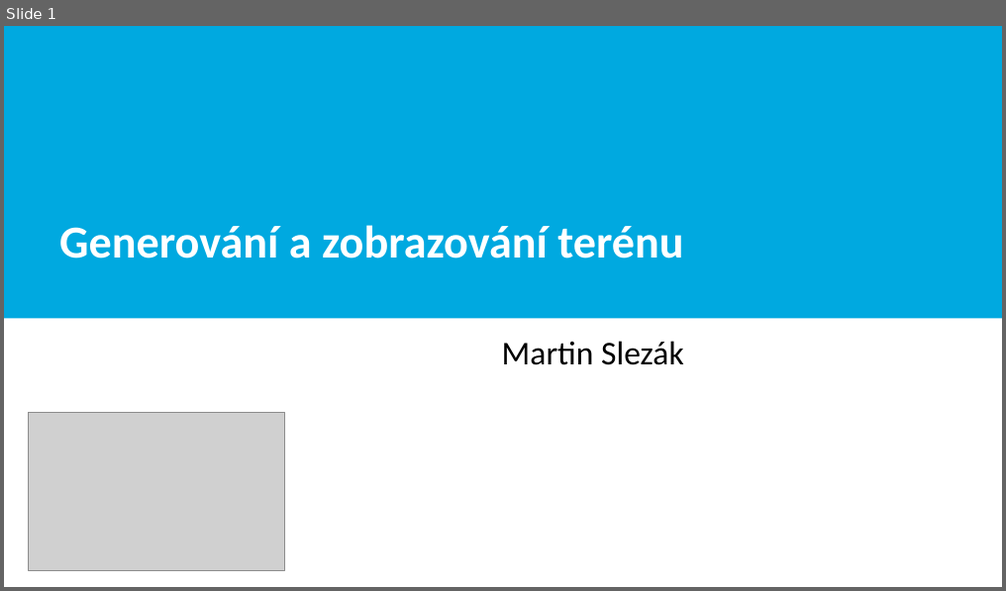
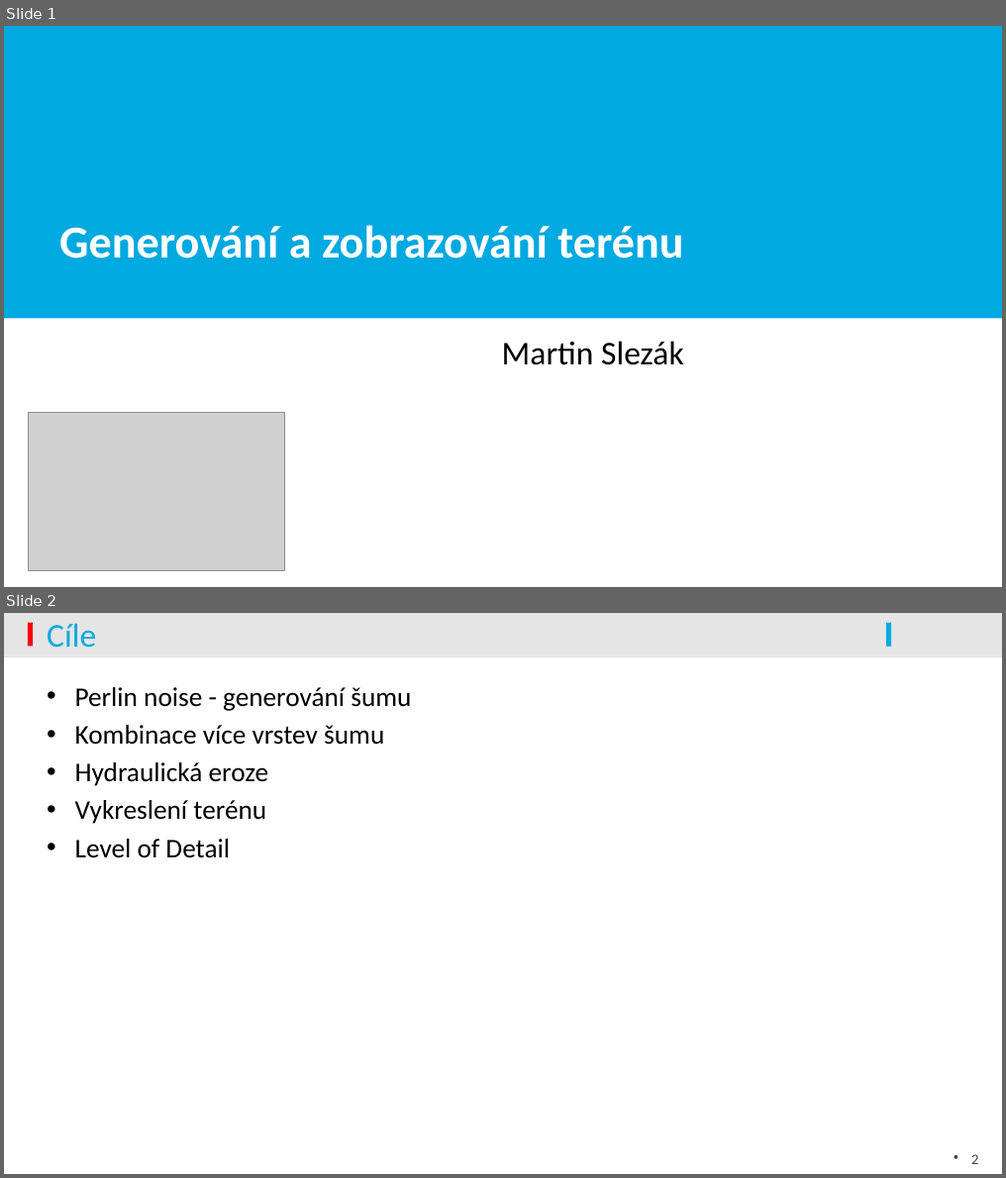
Before and after one commit to Martan03/terragl, a slide deck: slides/xsleza26.pptx. Shown one above the other, each under a label of ours: slide 1 before the commit, slides 1 and 2 after it. The pictures are 1006x591 and 1006x1178 pixels, drawn with LibreOffice and Linux fonts; fonts in the diff are those of the drawing; grey boxes stand for pictures; background and template pictures are left out. Boxes give left, top, right and bottom in pixels: in the first picture for what was removed or moved away, otherwise in the second. Text is boxed around its words. In the diff, an @@ line names an element or a change of style, - is before the commit and + after.

```diff
--- a/slides/xsleza26.pptx
+++ b/slides/xsleza26.pptx
@@ slide 2 added at [4,613,1002,1174], background #FFFFFF @@
@@ rectangle added at [4,613,1002,655], fill #E5E5E5 @@
@@ rectangle added at [27,623,33,647], fill #FE000C @@
@@ title added at [47,623,96,648], 32 pt, text #00A9E0 @@
+Cíle
@@ rectangle added at [887,623,892,647], fill #00A9E0 @@
@@ rectangle added at [4,655,1002,658], fill #E5E5E5 @@
@@ text added at [75,687,411,859], 26 pt, text #000000 @@
+• Perlin noise - generování šumu
+• Kombinace více vrstev šumu
+• Hydraulická eroze
+• Vykreslení terénu
+• Level of Detail
@@ page number added at [971,1155,978,1164], 14 pt, text #404040 @@
+2
```
Also in this commit, not shown: 1 slide changed, 1 other slide added, 2 other files.
